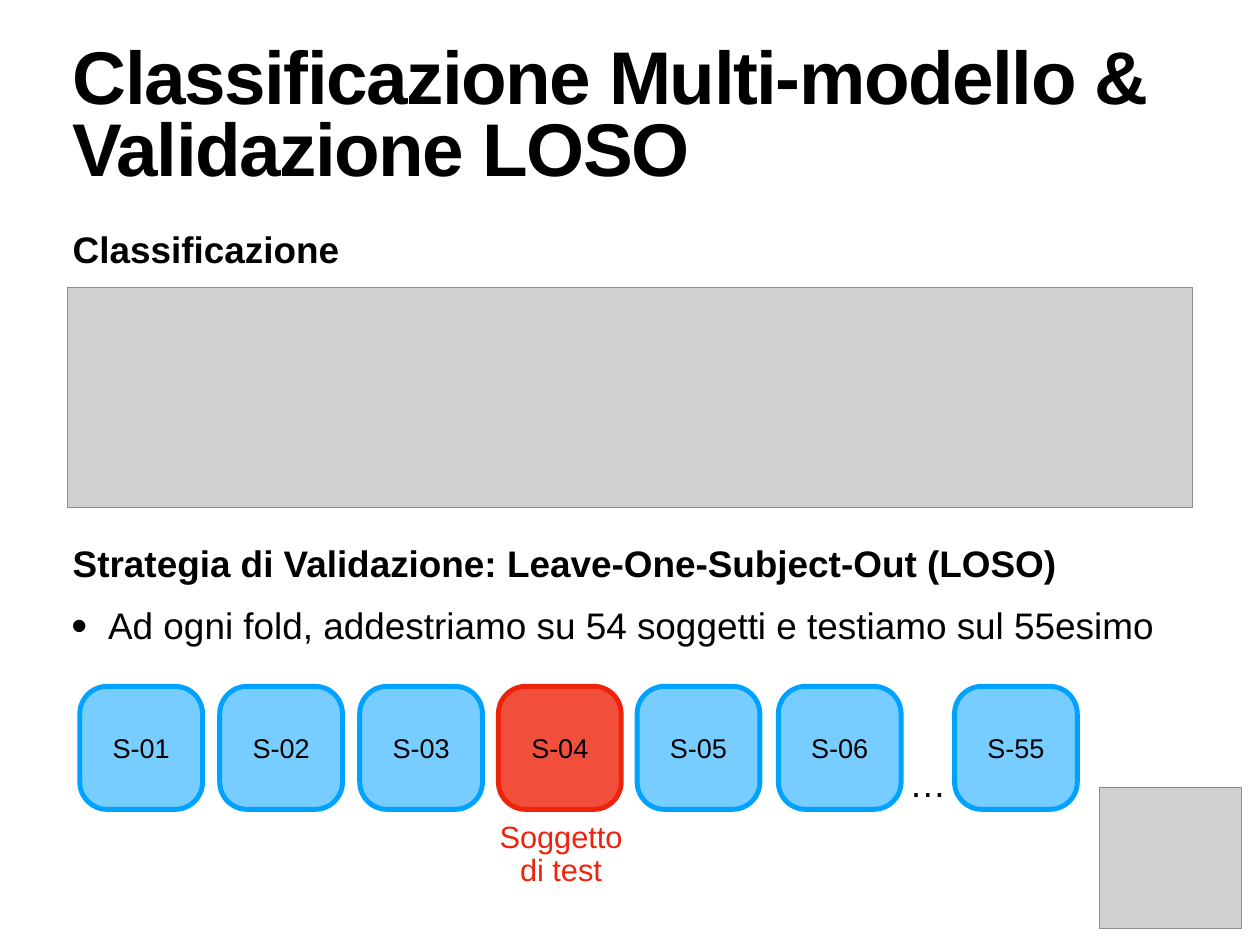
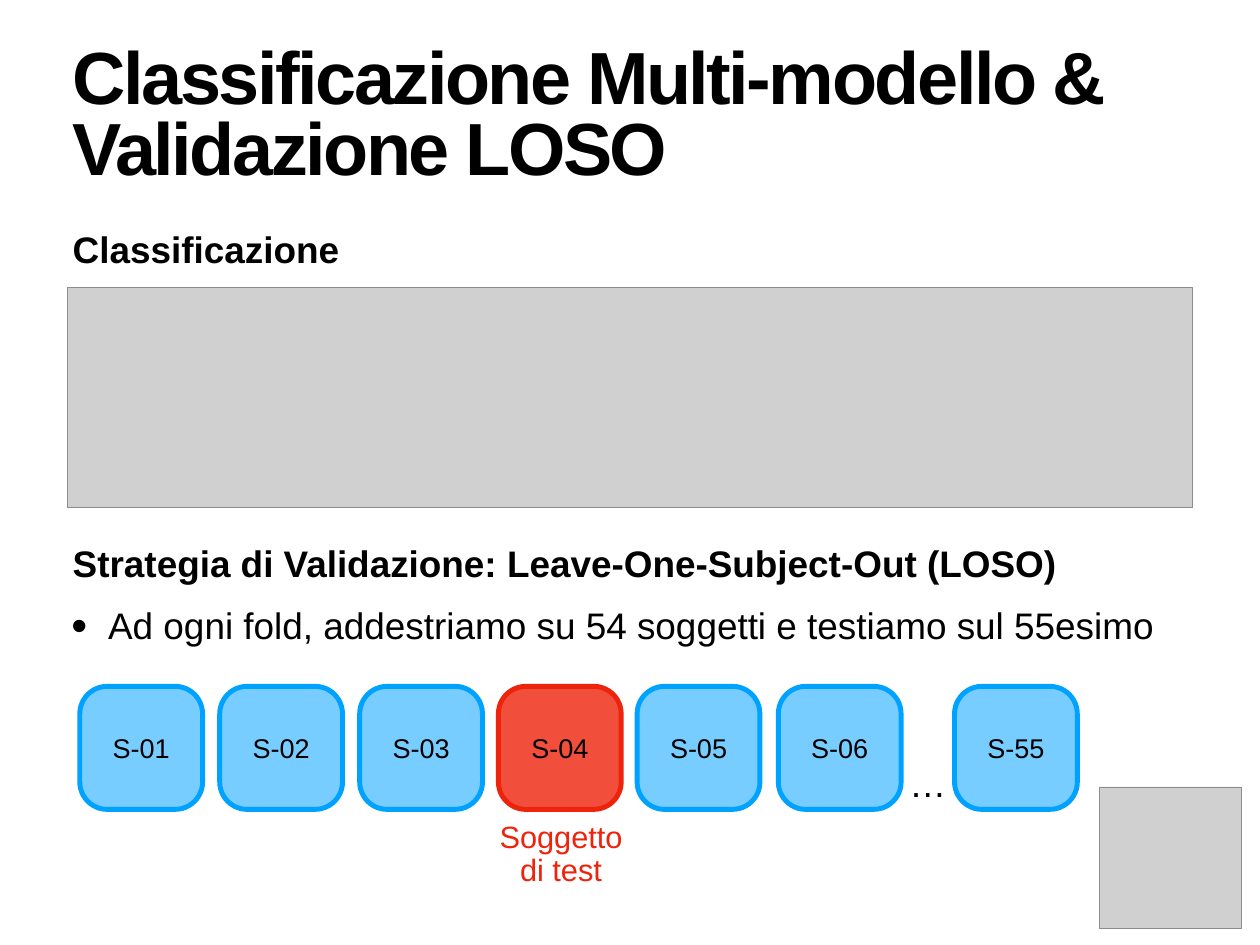
Before and after one commit to arielebabini/Modelli-Decisionali-e-Risposte-Neurali, a slide deck: slide 8 of Presentazione progetto interfacce.pptx. Drawn at 1260x945 pixels with LibreOffice and Linux fonts; fonts in the diff are those of the drawing; grey boxes stand for pictures. Boxes give left, top, right and bottom in pixels: in the first picture for what was removed or moved away, otherwise in the second. Text is boxed around its words. In the diff, an @@ line names an element or a change of style, - is before the commit and + after.

```diff
--- a/Presentazione progetto interfacce.pptx
+++ b/Presentazione progetto interfacce.pptx
@@ title "Classificazione Multi-modello & Validazione LOSO" at (x1=73, y1=50, x2=1037, y2=176): size 60.7 to 60 pt, letter spacing -1.2 to -2 pt @@
```
Also in this commit, not shown: 14 other slides changed, 1 slide added, 4 other files.
